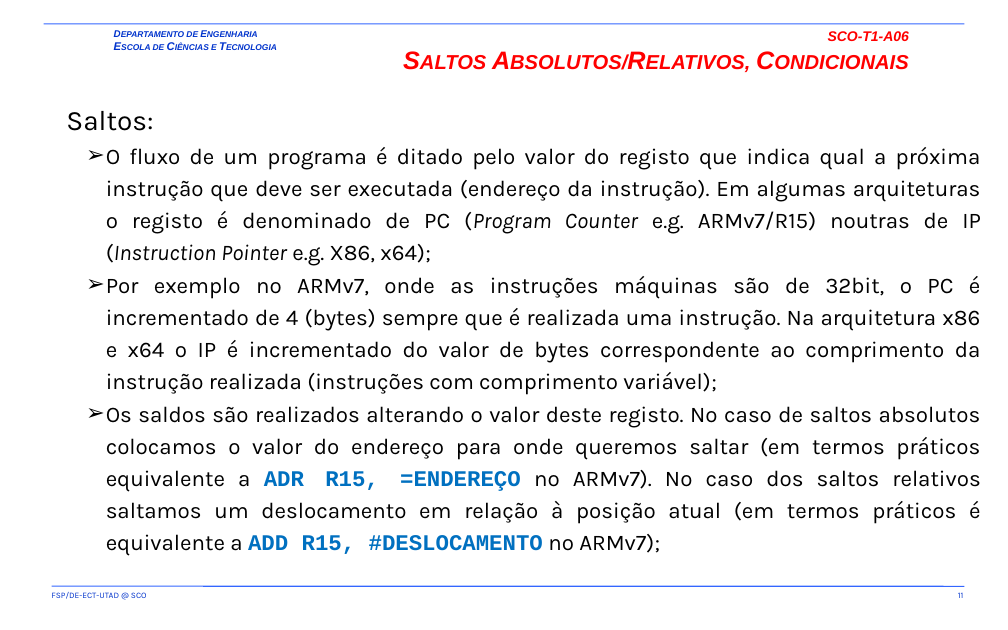
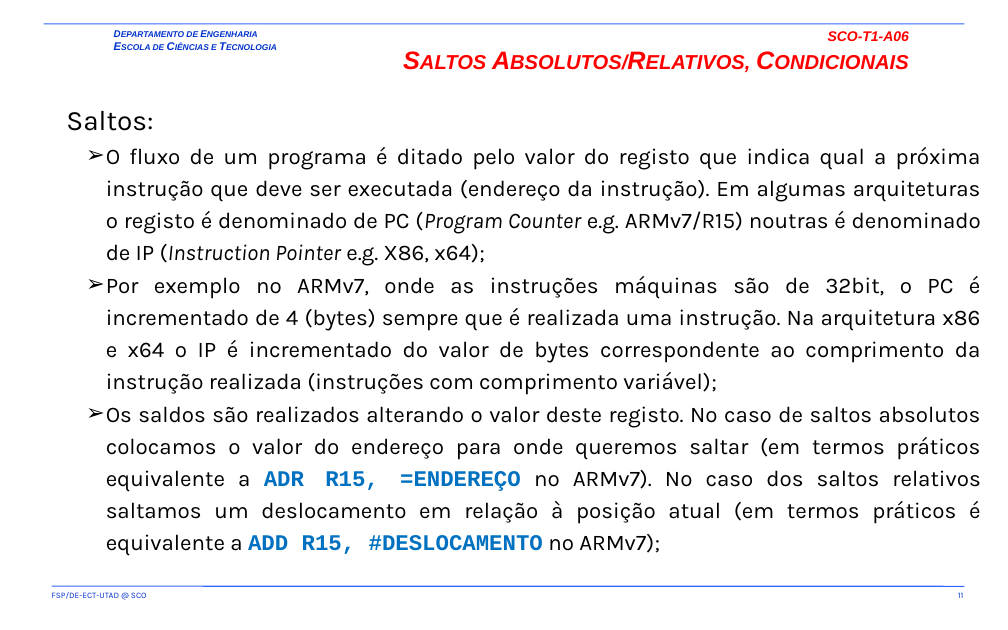
Before and after one commit to fsp864/UTAD-SCO, a slide deck: slide 11 of aulas/t/old/SCO-T1-A05-A06.pptx. Drawn at 1008x630 pixels with LibreOffice and Linux fonts; fonts in the diff are those of the drawing; background and template pictures are left out. Boxes give left, top, right and bottom in pixels: in the first picture for what was removed or moved away, otherwise in the second. Text is boxed around its words. In the diff, an @@ line names an element or a change of style, - is before the commit and + after.

```diff
--- a/aulas/t/old/SCO-T1-A05-A06.pptx
+++ b/aulas/t/old/SCO-T1-A05-A06.pptx
@@ text at [106,147,981,266]: text changed @@
-  ➢ O fluxo de um programa é ditado pelo valor do registo que indica qual a próxima instrução que deve ser executada (endereço da instrução). Em algumas arquiteturas o registo é denominado de PC (Program Counter e.g. ARMv7/R15) noutras de IP (Instruction Pointer e.g. X86, x64);
+  ➢ O fluxo de um programa é ditado pelo valor do registo que indica qual a próxima instrução que deve ser executada (endereço da instrução). Em algumas arquiteturas o registo é denominado de PC (Program Counter e.g. ARMv7/R15) noutras é denominado de IP (Instruction Pointer e.g. X86, x64);
```
Also in this commit, not shown: 7 other slides changed.
